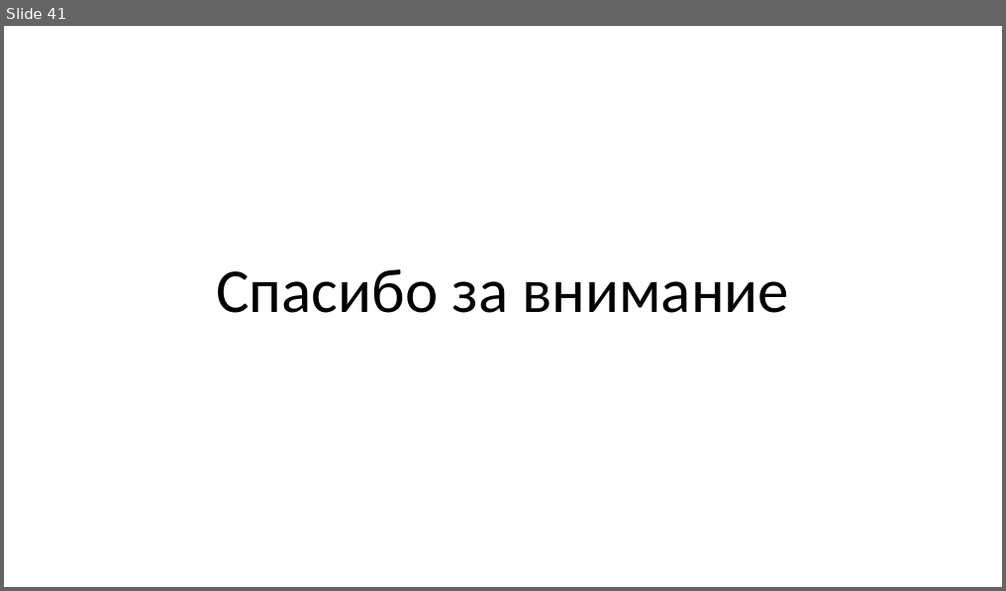
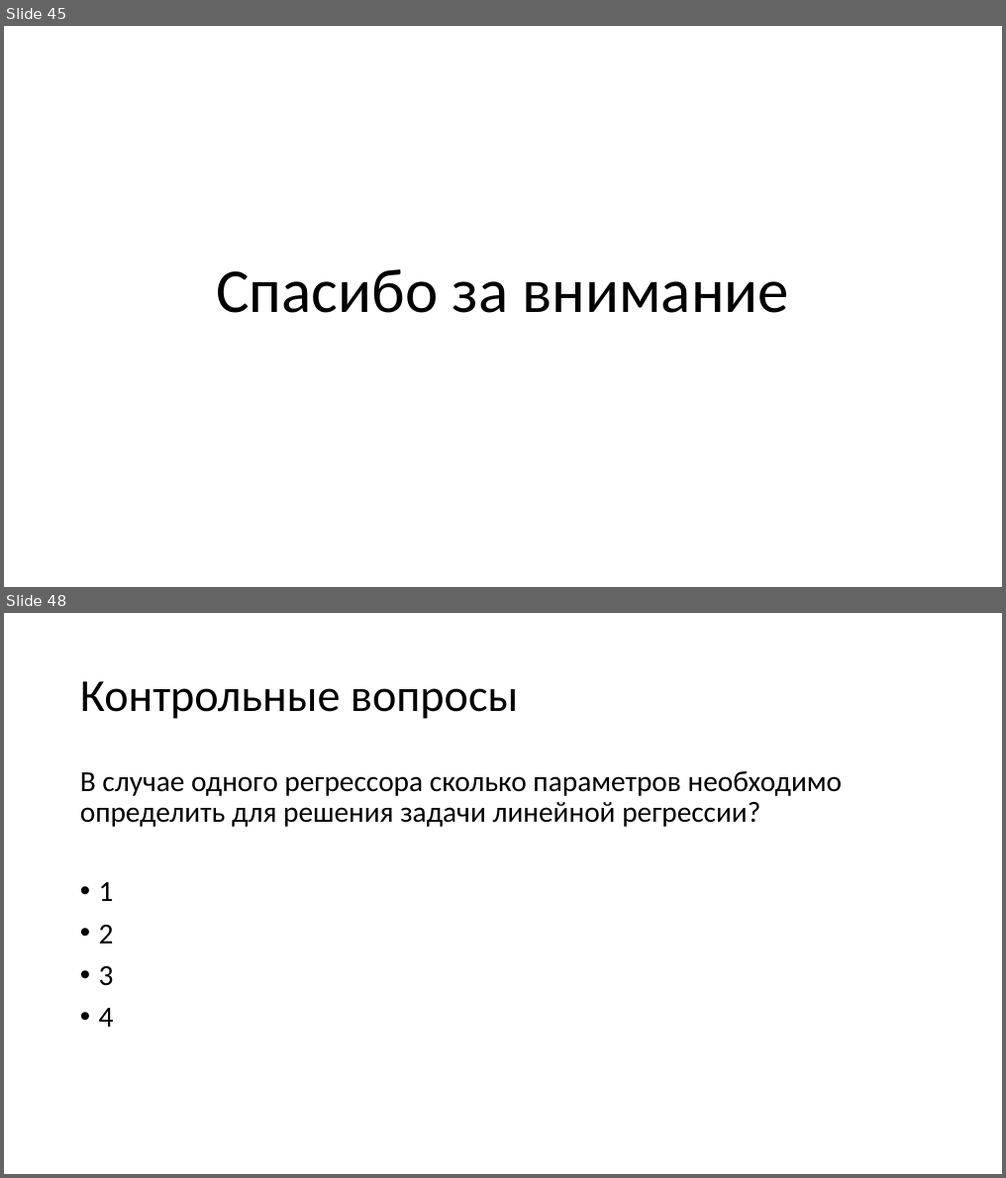
Before and after one commit to mosalov/AI_main_lectures, a slide deck: Лекция 4 21_10_2020.pptx. Shown one above the other, each under a label of ours: slide 41 before the commit, slides 45 and 48 after it; the slides between them are not shown. The pictures are 1006x591 and 1006x1178 pixels, drawn with LibreOffice and Linux fonts; fonts in the diff are those of the drawing. Boxes give left, top, right and bottom in pixels: in the first picture for what was removed or moved away, otherwise in the second. Text is boxed around its words. In the diff, an @@ line names an element or a change of style, - is before the commit and + after.

Commit message:
Финальная версия лекции №4
+ первые вопросы ко второму тесту.

```diff
--- a/Лекция 4 21_10_2020.pptx
+++ b/Лекция 4 21_10_2020.pptx
@@ slide 48 added at (x1=4, y1=613, x2=1002, y2=1174), background #FFFFFF @@
@@ title added at (x1=80, y1=681, x2=518, y2=719), 44 pt, text #000000 @@
+Контрольные вопросы
@@ text added at (x1=80, y1=771, x2=843, y2=1027), 28 pt, text #000000 @@
+В случае одного регрессора сколько параметров необходимо определить для решения задачи линейной регрессии?
+• 1
+• 2
+• 3
+• 4
@@ what was slide 41 is now slide 45 @@
```
Also in this commit, not shown: 2 slides changed, 12 other slides added, 1 slide removed, 2 other files.
